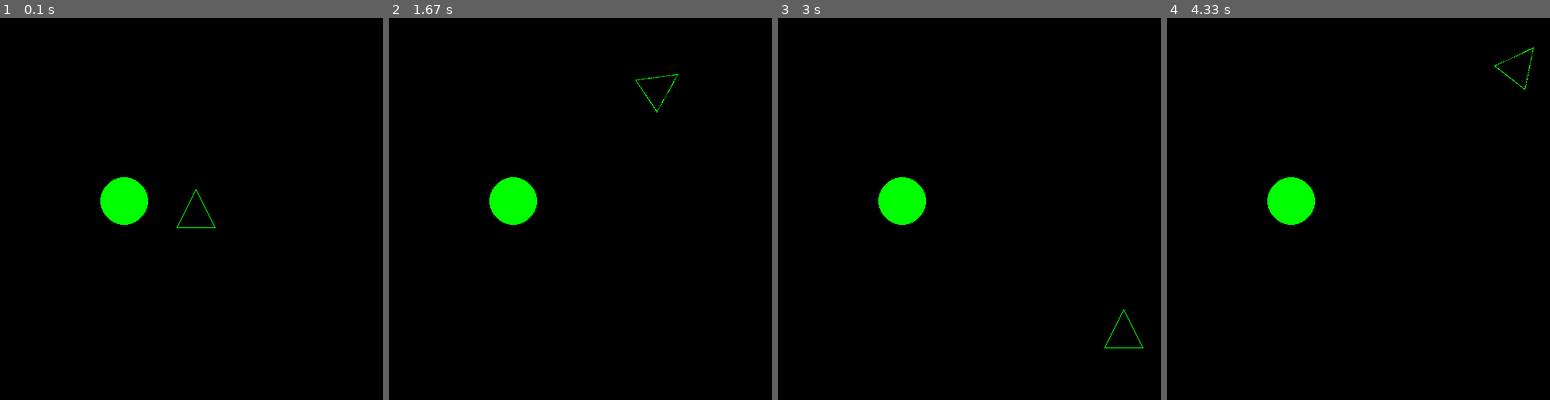
Above: before the commit, frames 1-4 (left to right).
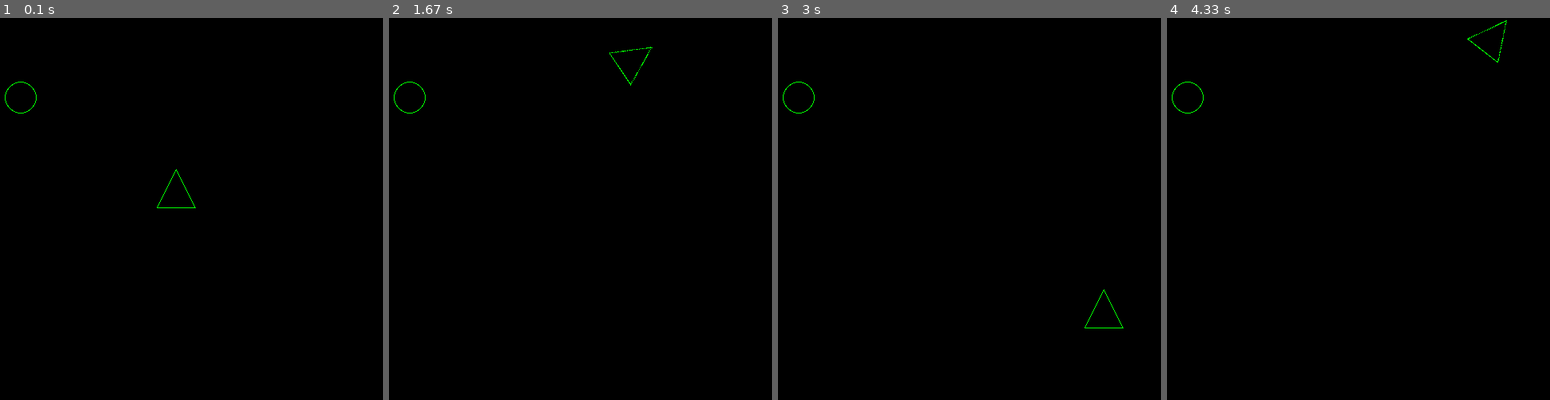
Above: after the commit, the same moments.

Repository: kosmogen/pygame_asteroids
Game: pygame game, started from asteroids.py
The game is run twice, just before and just after one commit, with the same random seed, the same clock (stepped at 60 frames per second) and the same inputs.
Inputs:
- Up to frame 1 (0.1 s): no input
- Up to frame 2 (1.67 s): hold Right 0.33-0.8 s; hold Up 0.83-1.13 s; hold Right 1.17-1.63 s
- Up to frame 3 (3 s): hold Left 1.67-2.2 s; hold Down 2.23-2.53 s; hold Left 2.57-2.97 s
- Up to frame 4 (4.33 s): hold Up 3-3.37 s; hold Right 3.4-4.03 s; hold Down from 4.07 s (still down)

The runs differ from the first frame. In frame 1, 1.4% of the frame differs, in the area x 1-57%, y 16-55%; in frame 2, 1.4%; in frame 3, 1.4%; in frame 4, 1.4%, in the area x 1-96%, y 0-55%.

Commit message:
Basic collision detection is working!

Diff:
--- a/Asteroid.py
+++ b/Asteroid.py
@@ -10,10 +10,13 @@
         self.image.fill((0, 0, 0))
 
         pygame.draw.circle(self.image, (0, 255, 0), (radius,radius), radius)
+        pygame.draw.circle(self.image, (0, 0, 0), (radius,radius), radius-1)
         self.x_pos = x_pos
         self.y_pos = y_pos
 
         self.rect = self.image.get_rect()
+        self.rect.centerx = self.x_pos
+        self.rect.centery = self.y_pos
 
     def draw(self, surface):
-        surface.blit(self.image, (self.x_pos, self.y_pos))
+        surface.blit(self.image, self.rect)
--- a/Ship.py
+++ b/Ship.py
@@ -22,9 +22,11 @@
         self.display_image = pygame.transform.rotate(self.image, self.angle)
 
         self.rect = self.display_image.get_rect()
+        self.rect.centerx = self.x_pos
+        self.rect.centery = self.y_pos
 
     def draw(self, surface):
-        surface.blit(self.display_image, (self.x_pos, self.y_pos))
+        surface.blit(self.display_image, self.rect)
 
     def update_keys(self):
         pressed_keys = pygame.key.get_pressed()
@@ -47,6 +49,9 @@
             self.display_image = pygame.transform.rotate(self.image, self.angle)
             self.rect = self.display_image.get_rect()
 
+        # self.rect.centerx = self.x_pos
+        # self.rect.centery = self.y_pos
+
     def update_sprite(self):
         # Update sprite position
         self.x_pos = self.x_pos + self.x_velocity
@@ -64,3 +69,6 @@
 
         if self.y_velocity < 0 and self.y_pos + 25 < 0:
             self.y_pos = self.y_pos + self.screen_height
+
+        self.rect.centerx = self.x_pos
+        self.rect.centery = self.y_pos
--- a/asteroids.py
+++ b/asteroids.py
@@ -1,6 +1,7 @@
 """ Main file of asteroids."""
 import pygame
 import sys
+import time
 from pygame.locals import *
 from Ship import Ship
 from Asteroid import Asteroid
@@ -9,6 +10,7 @@
     FPS = 60
     WINDOW_RES = (640, 480)
     BG_COLOR = (0, 0, 0) # RGB for black
+    RED = (255, 0, 0)
 
     pygame.init()
     FramePerSec = pygame.time.Clock()
@@ -19,7 +21,10 @@
     player_ship.update()
 
     # Test asteroid
-    test_asteroid = Asteroid(200, 200, 30)
+    asteroids = pygame.sprite.Group()
+    test_asteroid = Asteroid(100, 100, 20)
+
+    asteroids.add(test_asteroid)
 
     # main loop
     while True:
@@ -35,7 +40,16 @@
         player_ship.update_sprite()
         DISPLAYSURF.fill(BG_COLOR)
         player_ship.draw(DISPLAYSURF)
-        test_asteroid.draw(DISPLAYSURF)
+        for asteroid in asteroids:
+            asteroid.draw(DISPLAYSURF)
+
+        # Detect collision between player and any asteroids
+        if pygame.sprite.spritecollideany(player_ship, asteroids):
+            DISPLAYSURF.fill(RED)
+            pygame.display.update()
+            time.sleep(2)
+            pygame.quit()
+            sys.exit()
 
         pygame.display.update()
         FramePerSec.tick(FPS)
